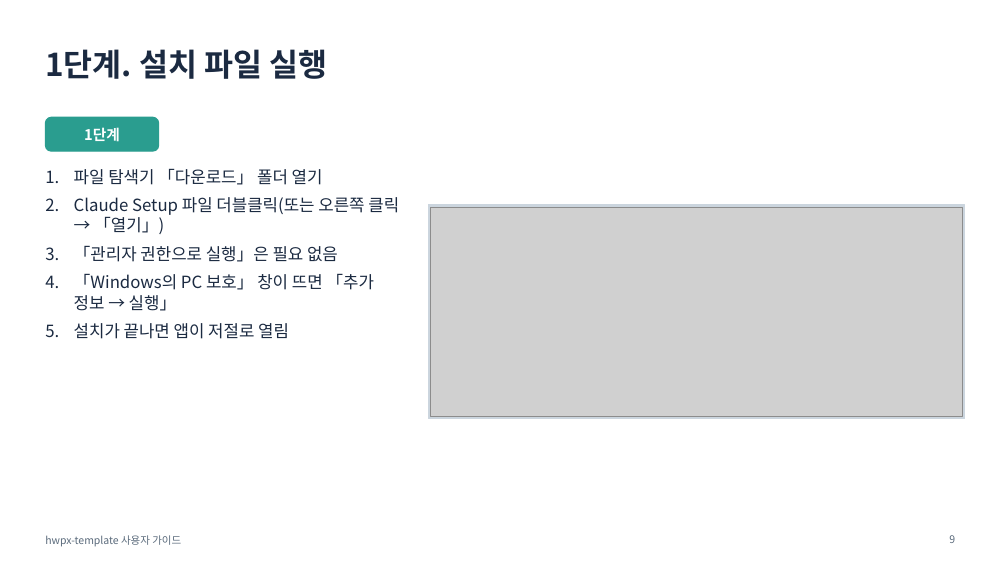
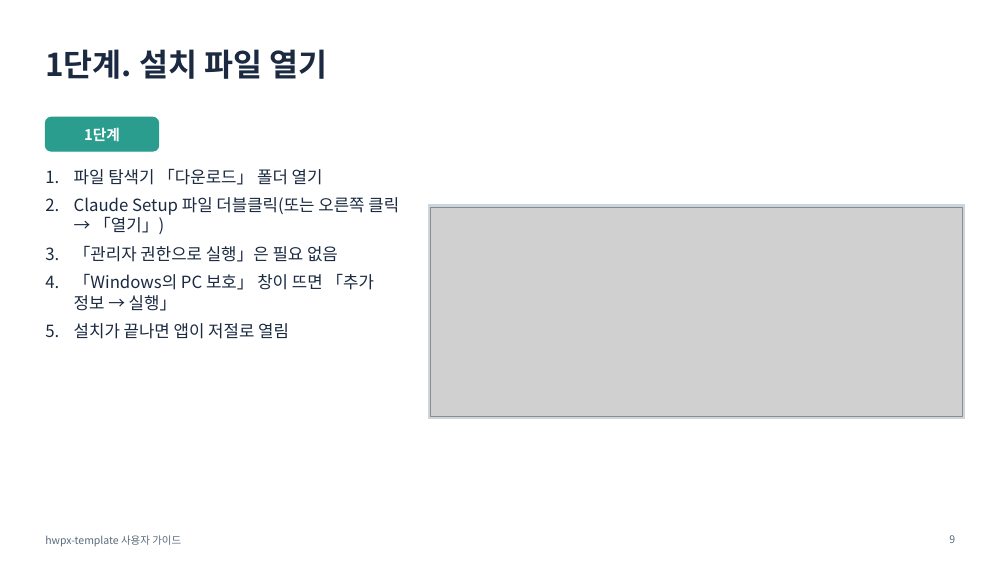
Before and after one commit to emilyJ7/hwpx-template-public, a slide deck: slide 9 of docs/사용자가이드.pptx. Drawn at 1008x567 pixels with LibreOffice and Linux fonts; fonts in the diff are those of the drawing; grey boxes stand for pictures. Boxes give left, top, right and bottom in pixels: in the first picture for what was removed or moved away, otherwise in the second. Text is boxed around its words. In the diff, an @@ line names an element or a change of style, - is before the commit and + after.

```diff
--- a/docs/사용자가이드.pptx
+++ b/docs/사용자가이드.pptx
@@ title at bbox=[45, 49, 327, 79]: text changed @@
-1단계. 설치 파일 실행
+1단계. 설치 파일 열기
```
Also in this commit, not shown: 8 other slides changed, 2 slides added, 3 slides removed, 26 other files.
